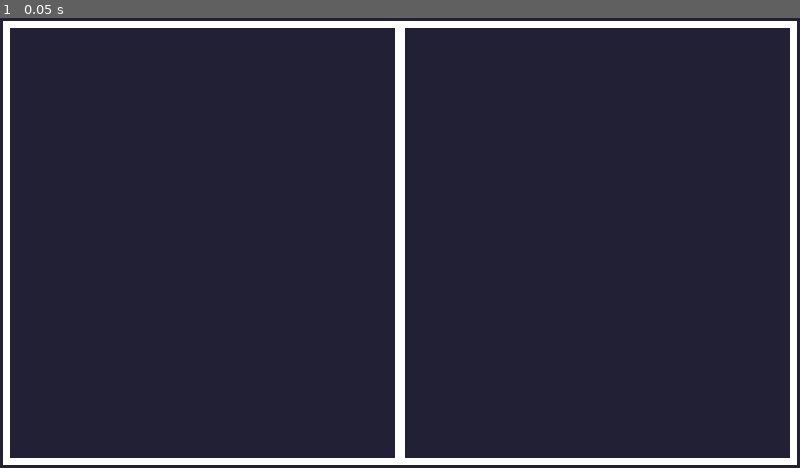
Above: before the commit, frame 1.
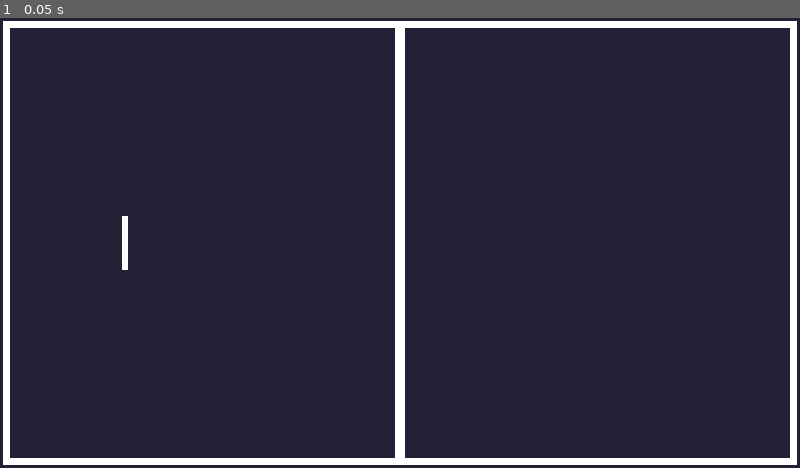
Above: after the commit, the same moment.

Repository: Keish0w0/Pong-Project
Game: Godot game, scene res://Scenes/field.tscn
Two runs of this game, one before a commit and one after it. Both use one fixed random seed, a clock stepped at 60 frames per second and the inputs below.
Inputs:
- Up to frame 1 (0.05 s): no input

The runs differ from the first frame. In frame 1, less than 0.1% of the frame differs, in the area x 15-16%, y 44-56%.

Commit message:
InDev 20251113-1

Diff:
--- a/Scenes/field.tscn
+++ b/Scenes/field.tscn
@@ -1,7 +1,35 @@
-[gd_scene load_steps=2 format=3 uid="uid://cqri7s6srmqlr"]
+[gd_scene load_steps=6 format=3 uid="uid://cqri7s6srmqlr"]
 
-[ext_resource type="Texture2D" uid="uid://cm7tlkvgtl38j" path="res://Textures/Field_00.png" id="1_8juqs"]
+[ext_resource type="Texture2D" uid="uid://cm7tlkvgtl38j" path="res://Textures/Placeholder/Field_00.png" id="1_8juqs"]
+[ext_resource type="Script" uid="uid://c26f3niw1vflt" path="res://Scripts/paddle.gd" id="2_bbyqf"]
+[ext_resource type="Texture2D" uid="uid://bn0tc1tp7n845" path="res://Textures/Placeholder/Paddle.png" id="3_s1lr2"]
+
+[sub_resource type="RectangleShape2D" id="RectangleShape2D_8juqs"]
+size = Vector2(4, 32)
+
+[sub_resource type="RectangleShape2D" id="RectangleShape2D_bbyqf"]
+size = Vector2(480, 8)
 
 [node name="Field" type="Sprite2D"]
-position = Vector2(240, 135)
 texture = ExtResource("1_8juqs")
+centered = false
+
+[node name="Paddle" type="CharacterBody2D" parent="."]
+position = Vector2(75, 135)
+script = ExtResource("2_bbyqf")
+
+[node name="Sprite2D" type="Sprite2D" parent="Paddle"]
+texture = ExtResource("3_s1lr2")
+
+[node name="CollisionShape2D" type="CollisionShape2D" parent="Paddle"]
+shape = SubResource("RectangleShape2D_8juqs")
+
+[node name="StaticBody2D" type="StaticBody2D" parent="."]
+
+[node name="CollisionShape2D_1" type="CollisionShape2D" parent="StaticBody2D"]
+position = Vector2(240, 4)
+shape = SubResource("RectangleShape2D_bbyqf")
+
+[node name="CollisionShape2D_2" type="CollisionShape2D" parent="StaticBody2D"]
+position = Vector2(240, 266)
+shape = SubResource("RectangleShape2D_bbyqf")
--- /dev/null
+++ b/Scripts/paddle.gd
@@ -0,0 +1,21 @@
+extends CharacterBody2D
+
+@export var player_id: int
+
+@export var max_speed: float = 125
+@export var accel: float = 6
+@export var friction: float = 8
+
+var input: int
+
+func get_input():
+	input = int(Input.get_action_strength('down_%d' % player_id)) - int(Input.get_action_strength('up_%d' % player_id))
+	return input
+
+func _physics_process(delta: float) -> void:
+	input = get_input()
+
+	var lerp_weight = delta * (accel if input else friction)
+	velocity.y = lerp(velocity.y, input * max_speed, lerp_weight)
+
+	move_and_slide()
--- a/project.godot
+++ b/project.godot
@@ -19,13 +19,33 @@
 
 window/size/viewport_width=480
 window/size/viewport_height=270
-window/size/mode=3
 window/size/window_width_override=1280
 window/size/window_height_override=720
 window/stretch/mode="viewport"
 
+[input]
+
+up_0={
+"deadzone": 0.2,
+"events": [Object(InputEventKey,"resource_local_to_scene":false,"resource_name":"","device":-1,"window_id":0,"alt_pressed":false,"shift_pressed":false,"ctrl_pressed":false,"meta_pressed":false,"pressed":false,"keycode":0,"physical_keycode":87,"key_label":0,"unicode":119,"location":0,"echo":false,"script":null)
+]
+}
+down_0={
+"deadzone": 0.2,
+"events": [Object(InputEventKey,"resource_local_to_scene":false,"resource_name":"","device":-1,"window_id":0,"alt_pressed":false,"shift_pressed":false,"ctrl_pressed":false,"meta_pressed":false,"pressed":false,"keycode":0,"physical_keycode":83,"key_label":0,"unicode":115,"location":0,"echo":false,"script":null)
+]
+}
+up_1={
+"deadzone": 0.2,
+"events": [Object(InputEventKey,"resource_local_to_scene":false,"resource_name":"","device":-1,"window_id":0,"alt_pressed":false,"shift_pressed":false,"ctrl_pressed":false,"meta_pressed":false,"pressed":false,"keycode":0,"physical_keycode":4194320,"key_label":0,"unicode":0,"location":0,"echo":false,"script":null)
+]
+}
+down_1={
+"deadzone": 0.2,
+"events": []
+}
+
 [rendering]
 
+occlusion_culling/bvh_build_quality=1
 textures/canvas_textures/default_texture_filter=0
-renderer/rendering_method="gl_compatibility"
-renderer/rendering_method.mobile="gl_compatibility"
Not shown, added: Scripts/paddle.gd.uid
Renamed: Textures/Field_00.png -> Textures/Placeholder/Field_00.png
Not shown, changed: Textures/Placeholder/Field_00.png.import
Renamed: Textures/Paddle.png -> Textures/Placeholder/Paddle.png
Not shown, changed: Textures/Placeholder/Paddle.png.import
